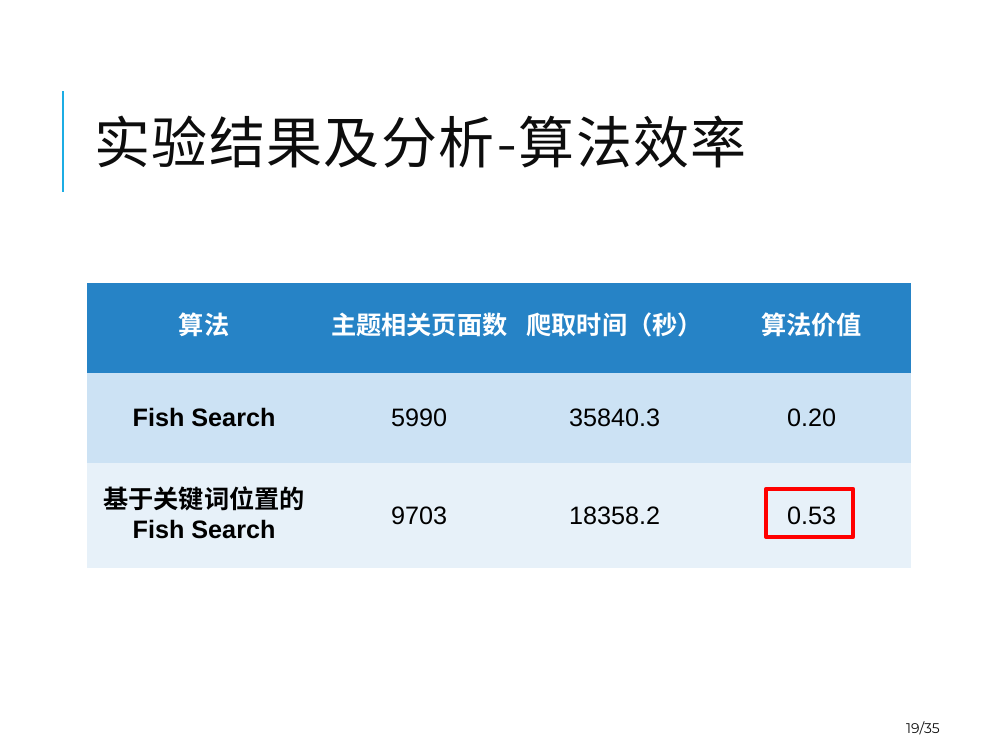
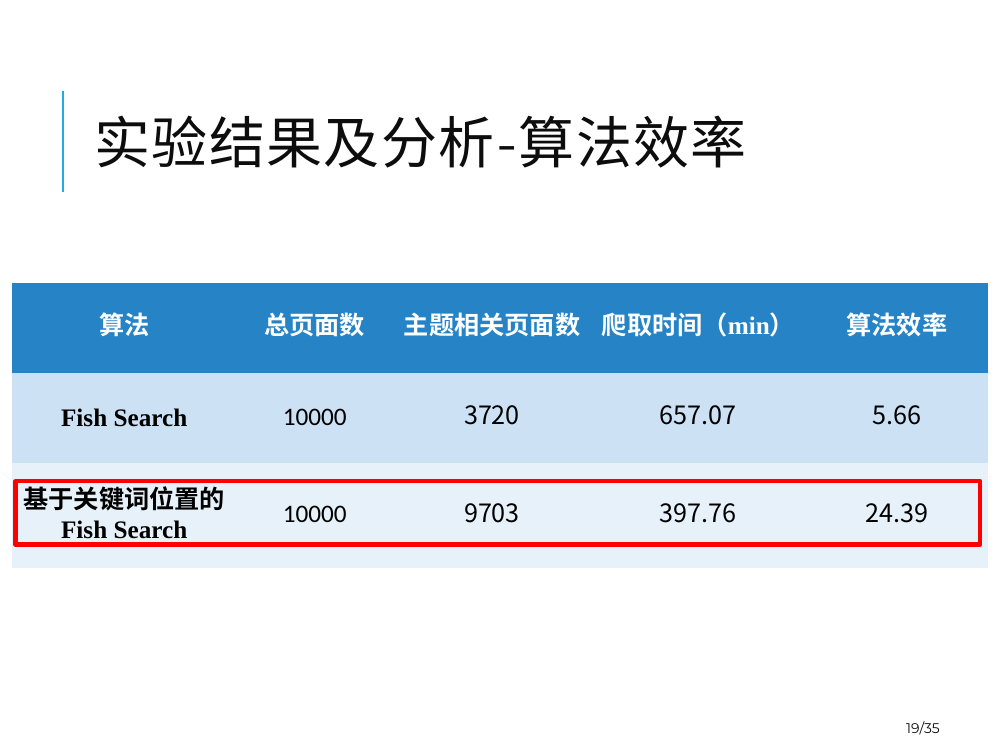
Before and after one commit to winniehajing/paper, a slide deck: slide 19 of 2012223040119-Defense-20150515-goahead.pptx. Drawn at 1008x756 pixels with LibreOffice and Linux fonts; fonts in the diff are those of the drawing. Boxes give left, top, right and bottom in pixels: in the first picture for what was removed or moved away, otherwise in the second. Text is boxed around its words. In the diff, an @@ line names an element or a change of style, - is before the commit and + after.

```diff
--- a/2012223040119-Defense-20150515-goahead.pptx
+++ b/2012223040119-Defense-20150515-goahead.pptx
@@ table at [12, 283, 989, 569] @@
-column 2: 主题相关页面数 | 5990 | 9703
-column 3: 爬取时间（秒） | 35840.3 | 18358.2
-column 4: 算法价值 | 0.20 | 0.53
+column 2: 总页面数 | 10000 | 10000
+column 3: 主题相关页面数 | 3720 | 9703
+column 4: 爬取时间（min） | 657.07 | 397.76
+column 5: 算法效率 | 5.66 | 24.39
@@ table: place and size @@
-table at [87, 283, 911, 569]
+table at [12, 283, 989, 569]
@@ rectangle: place and size @@
-rectangle at [766, 489, 854, 536]
+rectangle at [16, 481, 981, 544]
```
Also in this commit, not shown: 19 other slides changed, 8 slides added, 1 slide removed, 5 other files.
